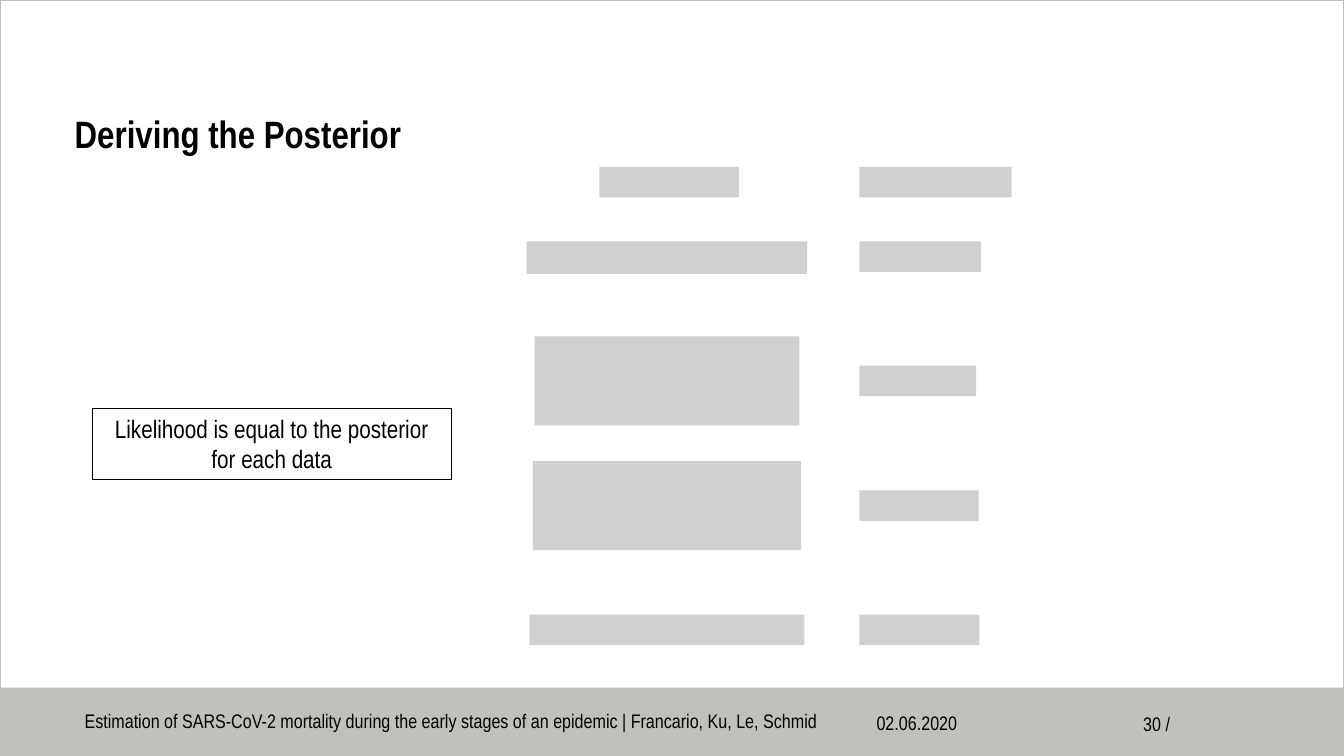
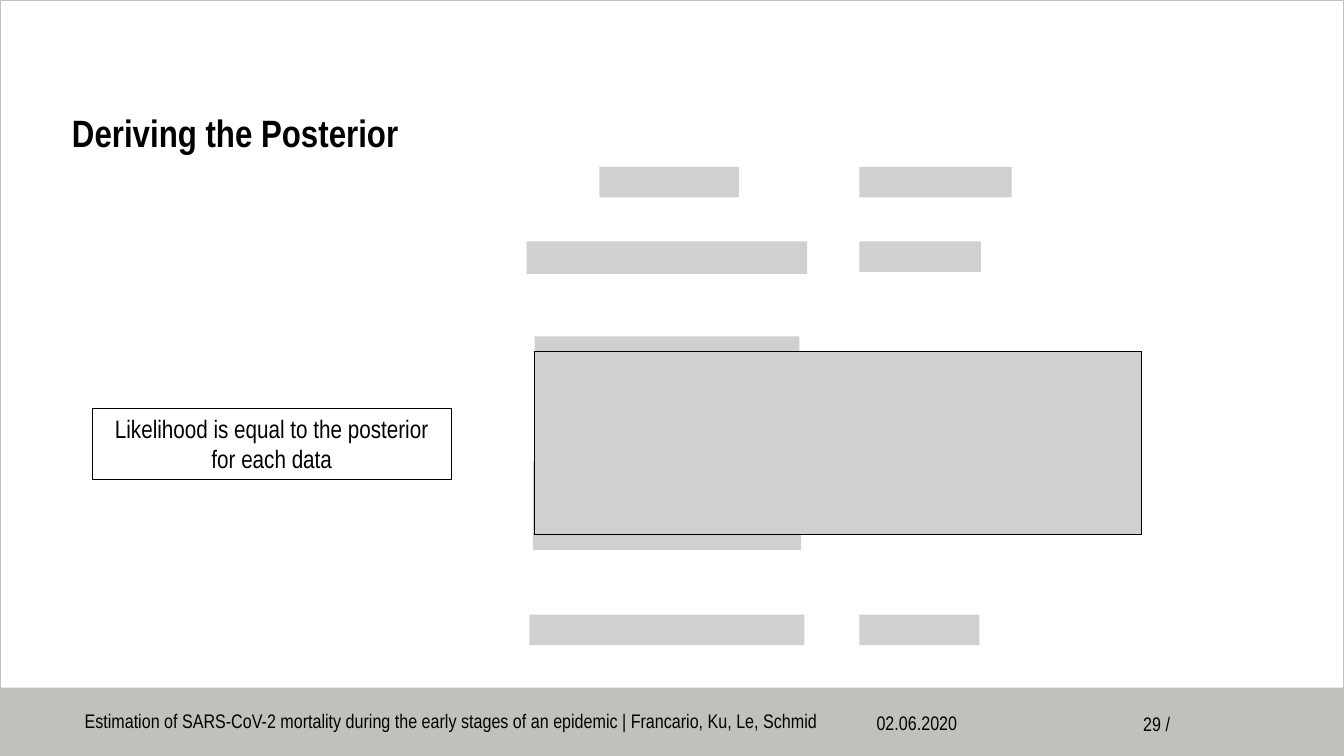
Before and after one commit to hsinyuku/Probablistic-modelling-, a slide deck: slide 29 of 2020-06-04_Presentation_V2.pptx (slide 30 before the commit). Drawn at 1344x756 pixels with LibreOffice and Linux fonts; fonts in the diff are those of the drawing; grey boxes stand for pictures; background and template pictures are left out. Boxes give left, top, right and bottom in pixels: in the first picture for what was removed or moved away, otherwise in the second. Text is boxed around its words. In the diff, an @@ line names an element or a change of style, - is before the commit and + after.

```diff
--- a/2020-06-04_Presentation_V2.pptx
+++ b/2020-06-04_Presentation_V2.pptx
@@ picture added at (x1=534, y1=351, x2=1141, y2=534) @@
@@ picture removed at (x1=860, y1=366, x2=977, y2=396) @@
@@ picture removed at (x1=860, y1=491, x2=979, y2=521) @@
@@ page number at (x1=1143, y1=717, x2=1161, y2=731): text changed @@
-30 /
+29 /
```
Also in this commit, not shown: 2 other slides changed, 1 slide removed, 2 other files.
